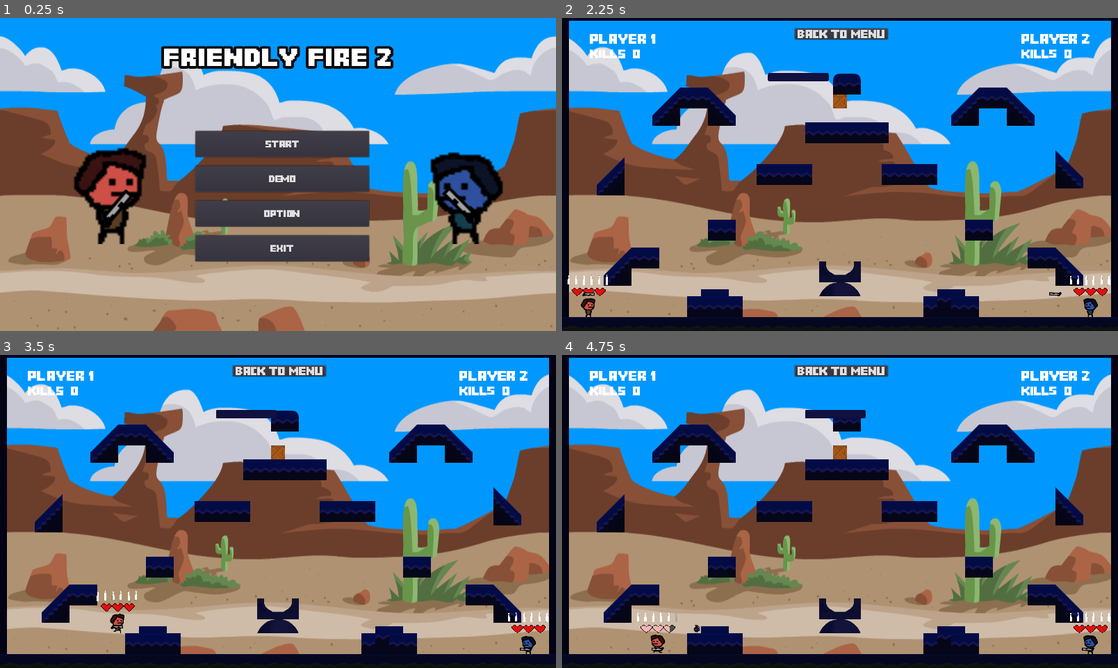
Above: before the commit, frames 1-4 (two rows, left to right).
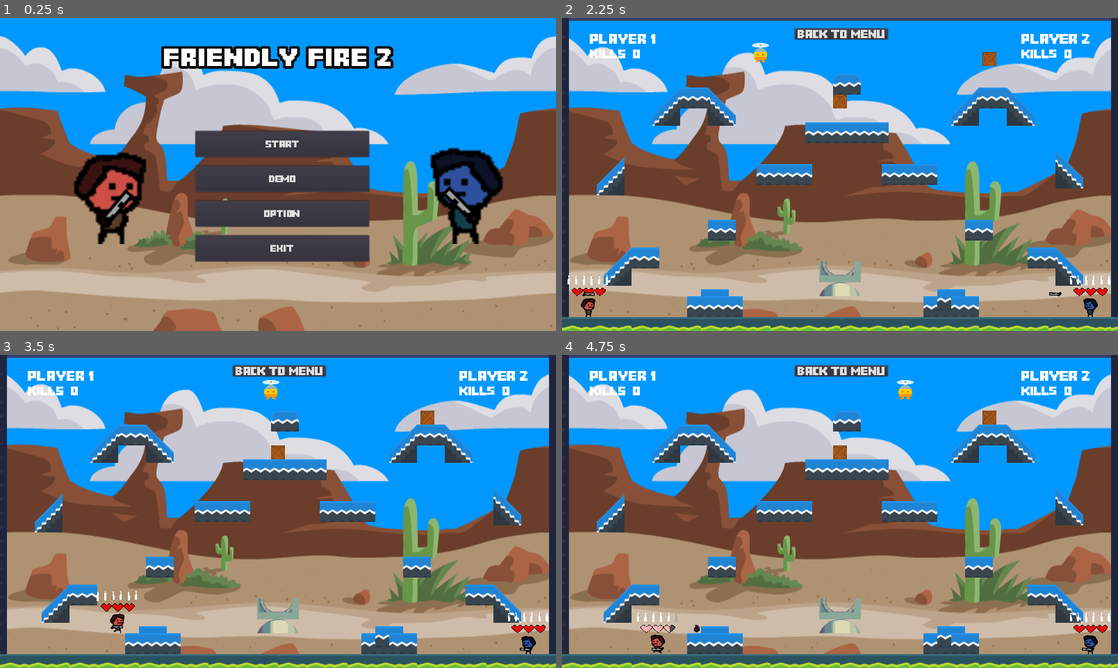
Above: after the commit, the same moments.

Repository: Toefge/InteraktiveSysteme
Game: Godot game, scene res://Menu/Menu.tscn
Same seed, same stepped clock (60 frames per second), same inputs: the game is played once before the commit and once after it.
Inputs (mouse positions are in pixels of both pictures, inside the frame that each line leads up to):
- Up to frame 1 (0.25 s): no input
- Up to frame 2 (2.25 s): click "Start" at 0.5 s; click "Back To Menu" at 1.25 s; click "Start" at 2 s
- Up to frame 3 (3.5 s): move the mouse to (400, 495) at 2.77 s; hold D (right) from 2.78 s (still down); tap W (up) at 2.85, 3.02, 3.32 s
- Up to frame 4 (4.75 s): move the mouse to (728, 527) at 3.52 s; tap E (GrenadeP1) at 3.6 s; tap W (up) at 3.77, 3.8, 4.07, 4.55 s; move the mouse to (895, 442) at 4.27 s; release D (right) at 4.28 s; hold A (left) from 4.28 s (still down); tap Space (fire) at 4.35 s

The runs differ from the first frame. In frame 1, 2.4% of the frame differs, in the area x 13-91%, y 41-66%; in frame 2, 18%, in the area x 0-100%, y 0-100%; in frame 3, 18%; in frame 4, 18%.

Commit message:
TopMob und SpikeBalls ergänzt

Diff:
--- a/CollectableItems/BoxItem.tscn
+++ b/CollectableItems/BoxItem.tscn
@@ -26,4 +26,5 @@
 
 [node name="CollisionShape2D" type="CollisionShape2D" parent="."]
 shape = SubResource( 2 )
+
 [connection signal="body_entered" from="Area2D" to="." method="_on_Area2D_body_entered"]
--- a/CollectableItems/SpawnItems.gd
+++ b/CollectableItems/SpawnItems.gd
@@ -3,29 +3,64 @@
 
 export (PackedScene) var Box;
 
+var position1;
+var position2;
+
 
 # Called when the node enters the scene tree for the first time.
 func _ready():
-	var box = Box.instance()
-	add_child(box)
-	box.position = $BoxSpawnPosition1.position
+	var box1 = Box.instance()
+	var box2 = Box.instance()
 
-	box.connect("startTimer", self, "spawnNewBox")
+	position1 = randomPosition()
+	position2 = randomPosition()
+
+	box1.position = position1
+	while(position1 == position2):
+		position2 = randomPosition()
+
+	box2.position = position2
+
+	add_child(box1)
+	add_child(box2)
+	box1.connect("startTimer", self, "spawnNewBox1")
+	box2.connect("startTimer", self, "spawnNewBox2")
 
 # Called every frame. 'delta' is the elapsed time since the previous frame.
 #func _process(delta):
 #	pass
 
-func spawnNewBox():
-	$SpawnTimer.start()
+func spawnNewBox1():
+	$SpawnTimer1.start()
+
+func spawnNewBox2():
+	$SpawnTimer2.start()
 
 
-func _on_SpawnTimer_timeout():
-	var box = Box.instance()
-	add_child(box)
-	box.position = randomPosition()
 
-	box.connect("startTimer", self, "spawnNewBox")
+func _on_SpawnTimer1_timeout():
+	var box1 = Box.instance()
+
+	position1 = randomPosition()
+	while(position1 == position2):
+		position1 = randomPosition()
+
+	box1.position = position1
+	box1.connect("startTimer", self, "spawnNewBox1")
+
+	add_child(box1)
+
+func _on_SpawnTimer2_timeout():
+	var box2 = Box.instance()
+
+	position2 = randomPosition()
+	while(position1 == position2):
+		position2 = randomPosition()
+
+	box2.position = position2
+	box2.connect("startTimer", self, "spawnNewBox2")
+
+	add_child(box2)
 
 func randomPosition():
 	match randi() % 5 +1:
--- a/CollectableItems/SpawnItems.tscn
+++ b/CollectableItems/SpawnItems.tscn
@@ -22,7 +22,13 @@
 [node name="BoxSpawnPosition5" type="Position2D" parent="."]
 position = Vector2( 241.329, 555.798 )
 
-[node name="SpawnTimer" type="Timer" parent="."]
+[node name="SpawnTimer1" type="Timer" parent="."]
 wait_time = 2.0
 one_shot = true
-[connection signal="timeout" from="SpawnTimer" to="." method="_on_SpawnTimer_timeout"]
+
+[node name="SpawnTimer2" type="Timer" parent="."]
+wait_time = 2.0
+one_shot = true
+
+[connection signal="timeout" from="SpawnTimer1" to="." method="_on_SpawnTimer1_timeout"]
+[connection signal="timeout" from="SpawnTimer2" to="." method="_on_SpawnTimer2_timeout"]
--- a/MainGame/mainGame.tscn
+++ b/MainGame/mainGame.tscn
@@ -1271,7 +1271,6 @@
 }
 
 [node name="Map" type="TileMap" parent="."]
-modulate = Color( 0.0941176, 0.0901961, 0.32549, 1 )
 light_mask = 2051
 tile_set = SubResource( 57 )
 cell_size = Vector2( 16, 16 )
@@ -1279,10 +1278,8 @@
 format = 1
 tile_data = PoolIntArray( -65497, 19, 0, -65496, 19, 0, -65495, 19, 0, 65535, 7, 0, 1, 20, 0, 2, 20, 0, 3, 20, 0, 4, 20 …(2307 unchanged characters)…
 
-[node name="PlatformEnemy" parent="Map" instance=ExtResource( 16 )]
-position = Vector2( 552, 136 )
-scale = Vector2( 0.5, 0.5 )
-move_to = Vector2( 500, 0 )
+[node name="TopMob" parent="Map" instance=ExtResource( 16 )]
+position = Vector2( 448, 80 )
 
 [node name="player1" parent="." instance=ExtResource( 3 )]
 self_modulate = Color( 0.566406, 0.18364, 0.18364, 1 )
--- a/Menu/Menu.gd
+++ b/Menu/Menu.gd
@@ -34,8 +34,6 @@
 	for child in get_children():
 		child.queue_free()
 
-
-
 func _on_ButtonStart_mouse_entered():
 	$ButtonHover.play()
 	pass # Replace with function body.
--- a/Menu/Menu.tscn
+++ b/Menu/Menu.tscn
@@ -206,7 +206,6 @@
 scale = Vector2( 5, 5 )
 frames = SubResource( 15 )
 animation = "idle"
-frame = 1
 playing = true
 
 [node name="Player2" type="AnimatedSprite" parent="."]
@@ -216,6 +215,7 @@
 scale = Vector2( 5, 5 )
 frames = SubResource( 15 )
 animation = "idle"
+frame = 1
 playing = true
 flip_h = true
 
--- /dev/null
+++ b/Mobs/Platform.gd
@@ -0,0 +1,29 @@
+extends Node2D
+
+
+#const IDLE_Duration = 0.5
+
+export var move_to = Vector2.RIGHT * 100
+export var speed = 3.0
+
+var follow = Vector2.ZERO
+
+onready var platform = $Platform
+onready var tween = $MoveTween
+
+# Called when the node enters the scene tree for the first time.
+func _ready():
+	_init_tween()
+
+func _init_tween():
+	var duration = move_to.length() / speed
+	tween.interpolate_property(self, "follow", Vector2.ZERO, move_to, duration, Tween.TRANS_LINEAR, Tween.EASE_IN, 0)
+	tween.interpolate_property(self, "follow", move_to, Vector2.ZERO, duration, Tween.TRANS_LINEAR, Tween.EASE_IN, duration)
+	tween.start()
+
+# Called every frame. 'delta' is the elapsed time since the previous frame.
+#func _process(delta):
+#	pass
+
+func _physics_process(delta):
+	platform.position = platform.position.linear_interpolate(follow, 0.075)
--- /dev/null
+++ b/Mobs/Platform.tscn
@@ -0,0 +1,29 @@
+[gd_scene load_steps=4 format=2]
+
+[ext_resource path="res://assets/Mob/Platform/Platform.png" type="Texture" id=1]
+[ext_resource path="res://Mobs/Platform.gd" type="Script" id=2]
+
+[sub_resource type="RectangleShape2D" id=1]
+extents = Vector2( 136, 24 )
+
+[node name="PlatformEnemy" type="Node2D"]
+light_mask = 3
+script = ExtResource( 2 )
+speed = 100.0
+
+[node name="Platform" type="KinematicBody2D" parent="."]
+position = Vector2( 79.9944, 0 )
+motion/sync_to_physics = true
+
+[node name="CollisionShape2D" type="CollisionShape2D" parent="Platform"]
+position = Vector2( -79.9944, 0 )
+shape = SubResource( 1 )
+
+[node name="Sprite" type="Sprite" parent="Platform"]
+position = Vector2( -79.9944, 0 )
+texture = ExtResource( 1 )
+
+[node name="MoveTween" type="Tween" parent="."]
+repeat = true
+playback_process_mode = 0
+playback/repeat = true
--- /dev/null
+++ b/Mobs/SpikeBall.gd
@@ -0,0 +1,20 @@
+extends RigidBody2D
+
+var init = true;
+var direction = 1;
+
+func _ready():
+	contacts_reported = 1
+
+func _physics_process(delta):
+	if (init):
+		apply_central_impulse(Vector2(direction * 7, 0))
+	angular_velocity = direction * 5
+	#apply_impulse(Vector2(1, 0) ,Vector2(10, 0))
+
+func _on_DeleteTimer_timeout():
+	queue_free()
+
+func _on_SpikeBall_body_entered(body):
+	init = false
+	contacts_reported = 0
--- /dev/null
+++ b/Mobs/SpikeBall.tscn
@@ -0,0 +1,32 @@
+[gd_scene load_steps=5 format=2]
+
+[ext_resource path="res://assets/Mob/TopMob/SawBig.png" type="Texture" id=1]
+[ext_resource path="res://Mobs/SpikeBall.gd" type="Script" id=2]
+
+[sub_resource type="PhysicsMaterial" id=2]
+bounce = 0.5
+
+[sub_resource type="CircleShape2D" id=1]
+radius = 18.2431
+
+[node name="SpikeBall" type="RigidBody2D"]
+mass = 3.0
+physics_material_override = SubResource( 2 )
+contact_monitor = true
+script = ExtResource( 2 )
+
+[node name="DeleteTimer" type="Timer" parent="."]
+wait_time = 7.0
+one_shot = true
+autostart = true
+
+[node name="CollisionShape2D" type="CollisionShape2D" parent="."]
+shape = SubResource( 1 )
+
+[node name="Sprite" type="Sprite" parent="."]
+position = Vector2( -4.54747e-13, -4.54747e-13 )
+scale = Vector2( 0.2, 0.2 )
+texture = ExtResource( 1 )
+
+[connection signal="body_entered" from="." to="." method="_on_SpikeBall_body_entered"]
+[connection signal="timeout" from="DeleteTimer" to="." method="_on_DeleteTimer_timeout"]
--- a/Mobs/TopMob.gd
+++ b/Mobs/TopMob.gd
@@ -1,29 +1,26 @@
 extends Node2D
 
 
-#const IDLE_Duration = 0.5
-
-export var move_to = Vector2.RIGHT * 100
-export var speed = 3.0
-
-var follow = Vector2.ZERO
-
-onready var platform = $Platform
-onready var tween = $MoveTween
+export (PackedScene) var spikeBall;
+var direction = -1
 
 # Called when the node enters the scene tree for the first time.
 func _ready():
-	_init_tween()
+	$AnimationPlayer.play("Fliegen")
 
-func _init_tween():
-	var duration = move_to.length() / speed
-	tween.interpolate_property(self, "follow", Vector2.ZERO, move_to, duration, Tween.TRANS_LINEAR, Tween.EASE_IN, 0)
-	tween.interpolate_property(self, "follow", move_to, Vector2.ZERO, duration, Tween.TRANS_LINEAR, Tween.EASE_IN, duration)
-	tween.start()
+func _on_SpawnSpikeBallTimer_timeout():
+	$SpawnSpikeBallTimer.wait_time = randomTime()
+	var ball = spikeBall.instance()
+	ball.position = $AnimatedSprite.position
+	ball.direction = direction
+	add_child(ball)
 
-# Called every frame. 'delta' is the elapsed time since the previous frame.
-#func _process(delta):
-#	pass
+func changeDirection():
+	if(direction == 1):
+		direction = -1
+	else:
+		direction = 1
+	print(direction)
 
-func _physics_process(delta):
-	platform.position = platform.position.linear_interpolate(follow, 0.075)
+func randomTime():
+	return (randi() % 5 + 4)
--- a/Mobs/TopMob.tscn
+++ b/Mobs/TopMob.tscn
@@ -1,29 +1,69 @@
-[gd_scene load_steps=4 format=2]
+[gd_scene load_steps=8 format=2]
 
-[ext_resource path="res://assets/Mob/Platform/Platform.png" type="Texture" id=1]
-[ext_resource path="res://Mobs/TopMob.gd" type="Script" id=2]
+[ext_resource path="res://assets/Mob/TopMob/flyMan_stand.png" type="Texture" id=1]
+[ext_resource path="res://assets/Mob/TopMob/flyMan_fly.png" type="Texture" id=2]
+[ext_resource path="res://assets/Mob/TopMob/flyMan_jump.png" type="Texture" id=3]
+[ext_resource path="res://Mobs/TopMob.gd" type="Script" id=4]
+[ext_resource path="res://Mobs/SpikeBall.tscn" type="PackedScene" id=5]
 
-[sub_resource type="RectangleShape2D" id=1]
-extents = Vector2( 136, 24 )
+[sub_resource type="SpriteFrames" id=1]
+animations = [ {
+"frames": [ ExtResource( 2 ), ExtResource( 1 ), ExtResource( 3 ), ExtResource( 1 ) ],
+"loop": true,
+"name": "Fliegen",
+"speed": 6.0
+} ]
 
-[node name="PlatformEnemy" type="Node2D"]
-light_mask = 3
-script = ExtResource( 2 )
-speed = 100.0
+[sub_resource type="Animation" id=2]
+resource_name = "Fliegen"
+length = 6.0
+loop = true
+step = 0.5
+tracks/0/type = "value"
+tracks/0/path = NodePath("AnimatedSprite:position")
+tracks/0/interp = 1
+tracks/0/loop_wrap = true
+tracks/0/imported = false
+tracks/0/enabled = true
+tracks/0/keys = {
+"times": PoolRealArray( 0, 3 ),
+"transitions": PoolRealArray( 1, 1 ),
+"update": 0,
+"values": [ Vector2( 0, 0 ), Vector2( 400, 0 ) ]
+}
+tracks/1/type = "method"
+tracks/1/path = NodePath(".")
+tracks/1/interp = 1
+tracks/1/loop_wrap = true
+tracks/1/imported = false
+tracks/1/enabled = true
+tracks/1/keys = {
+"times": PoolRealArray( 0, 3 ),
+"transitions": PoolRealArray( 1, 1 ),
+"values": [ {
+"args": [  ],
+"method": "changeDirection"
+}, {
+"args": [  ],
+"method": "changeDirection"
+} ]
+}
 
-[node name="Platform" type="KinematicBody2D" parent="."]
-position = Vector2( 79.9944, 0 )
-motion/sync_to_physics = true
+[node name="TopMob" type="Node2D"]
+script = ExtResource( 4 )
+spikeBall = ExtResource( 5 )
 
-[node name="CollisionShape2D" type="CollisionShape2D" parent="Platform"]
-position = Vector2( -79.9944, 0 )
-shape = SubResource( 1 )
+[node name="AnimatedSprite" type="AnimatedSprite" parent="."]
+position = Vector2( 400, 0 )
+scale = Vector2( 0.32, 0.32 )
+frames = SubResource( 1 )
+animation = "Fliegen"
 
-[node name="Sprite" type="Sprite" parent="Platform"]
-position = Vector2( -79.9944, 0 )
-texture = ExtResource( 1 )
+[node name="AnimationPlayer" type="AnimationPlayer" parent="."]
+anims/Fliegen = SubResource( 2 )
 
-[node name="MoveTween" type="Tween" parent="."]
-repeat = true
-playback_process_mode = 0
-playback/repeat = true
+[node name="SpawnSpikeBallTimer" type="Timer" parent="."]
+wait_time = 5.0
+autostart = true
+
+[connection signal="timeout" from="SpawnSpikeBallTimer" to="." method="_on_SpawnSpikeBallTimer_timeout"]
Binary file added: assets/Mob/TopMob/SawBig.png
Not shown, added: assets/Mob/TopMob/SawBig.png.import
Binary file added: assets/Mob/TopMob/flyMan_fly.png
Not shown, added: assets/Mob/TopMob/flyMan_fly.png.import
Binary file added: assets/Mob/TopMob/flyMan_jump.png
Not shown, added: assets/Mob/TopMob/flyMan_jump.png.import
Binary file added: assets/Mob/TopMob/flyMan_stand.png
Not shown, added: assets/Mob/TopMob/flyMan_stand.png.import
